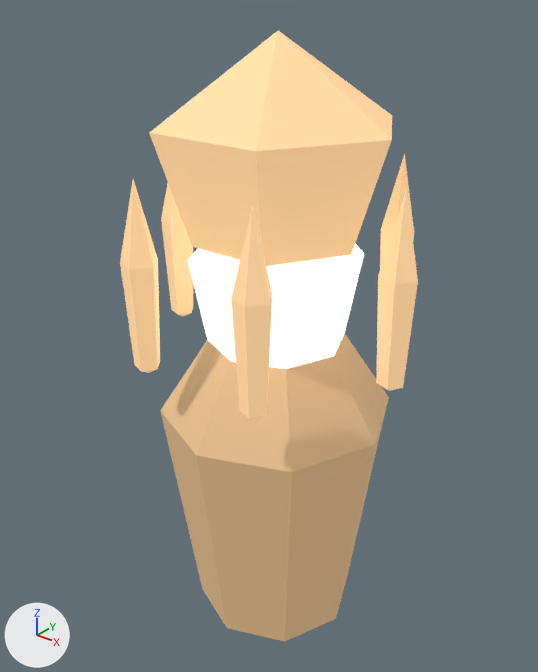
What one commit did to the glTF model assets/models/glb/deep-fracture-creature-FacetSentry-earth.glb.
The view is the same before and after, from a camera (50 mm lens) standing at (1.51, -1.94, 2.66) and looking at (-0.05, 0.02, 1.45). Lighting does not change. The marker at lower left points along +X, +Y and +Z. The picture after the commit comes second.

Names of what the first picture shows: 'control-core', 'pedestal', 'prong0', 'prong1', 'prong2', 'prong3', 'prong5', 'sensor'.
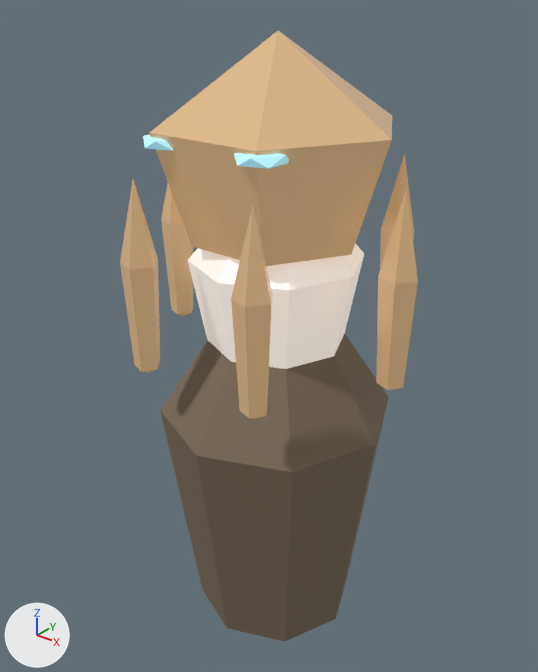
The edits, one by one:
In material 'export-source' (mat_export_source), emission_color goes from (1.0, 0.923, 0.853) (white #fff6ee) to (0.352, 0.325, 0.3) (grey #a09a95).
Material 'export-source.001' (mat_export_source_001) changes colour from beige #d4af81 to brown #7e6d5c; in linear values from (0.66, 0.43, 0.22) to (0.207, 0.154, 0.106).
In material 'export-source.001' (mat_export_source_001), emission_color is no longer (0.165, 0.107, 0.055), brown #715c42.
In material 'export-source.001' (mat_export_source_001), emission_strength is no longer 1.0.
In material 'export-source.002' (mat_export_source_002), emission_color goes from (0.528, 0.344, 0.176) (brown #c09e74) to (0.148, 0.0963, 0.0493) (brown #6b573f).
Material 'inset-elemental-eyes' (mat_inset_elemental_eyes) is new.
Its base color is (0.5, 0.85, 0.9) (cyan #bcedf3).
Its emission color is (0.113, 0.292, 0.36) (cyan #5e93a2).
Its emission strength is 1.0.
Mesh me_icosphere_001 is new.
It is an icosphere of 20 faces spanning x -0.079..0.079, y -0.08..0.08, z -0.031..0.031.
It uses material mat_inset_elemental_eyes (cyan #bcedf3, glowing cyan #5e93a2).
Object 'inset-eye-1' (ob_inset_eye_1) is new; it shows me_icosphere_001.
Its location is (0.185, -0.306, 2.196).
Object 'inset-eye--1' (ob_inset_eye__1) is new; it shows a copy of me_icosphere_001.
Its location is (-0.185, -0.306, 2.196).

Location of each change, [x1, y1, x2, y2] in pixels of the pictures (538 x 672 px):
'pedestal', recoloured, surface changed (darker): [160, 333, 389, 642] in both
'sensor', recoloured (darker): [149, 31, 392, 266] in both
'control-core', recoloured: [188, 243, 364, 369] in both
'prong1', recoloured (darker): [231, 205, 272, 419] in both
'prong0', recoloured (darker): [376, 189, 418, 391] in both
'prong2', recoloured (darker): [120, 179, 160, 373] in both
'prong3', recoloured (darker): [161, 183, 193, 316] in both
'prong5', recoloured (darker): [380, 154, 414, 269] in both
'inset-eye-1', added (cyan): after [234, 153, 289, 169]
'inset-eye--1', added: after [143, 135, 173, 151]
